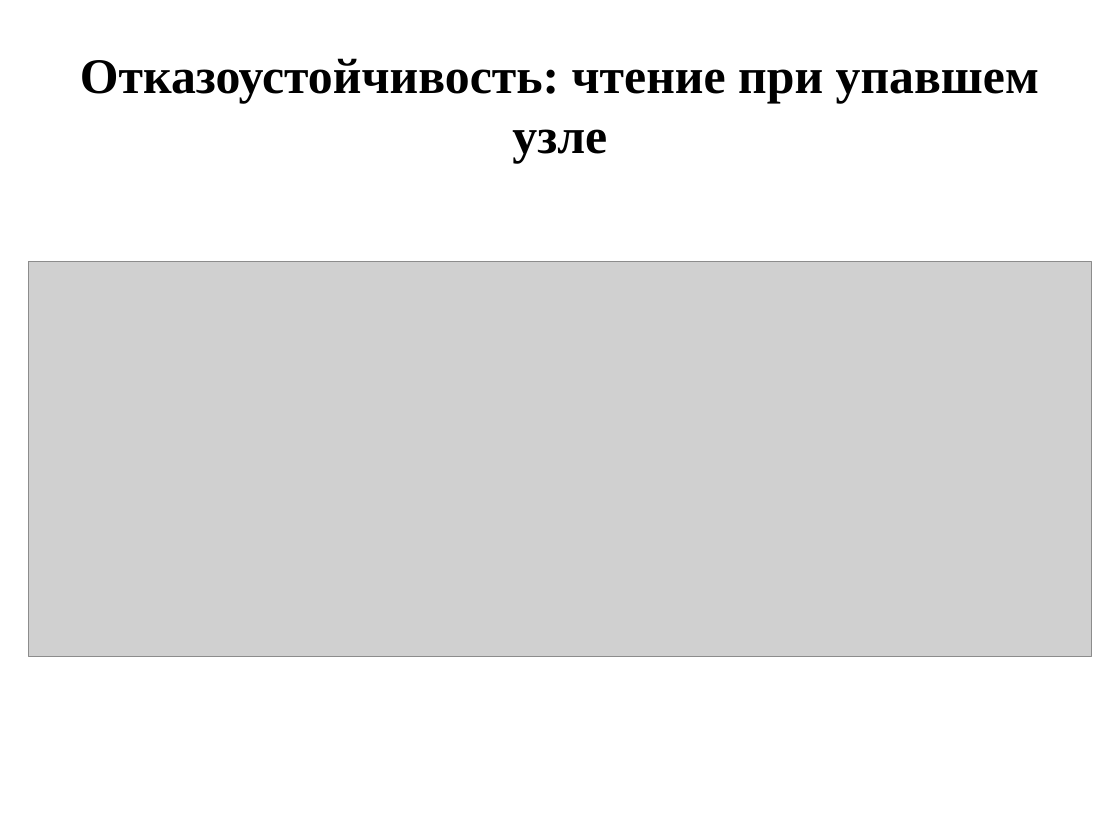
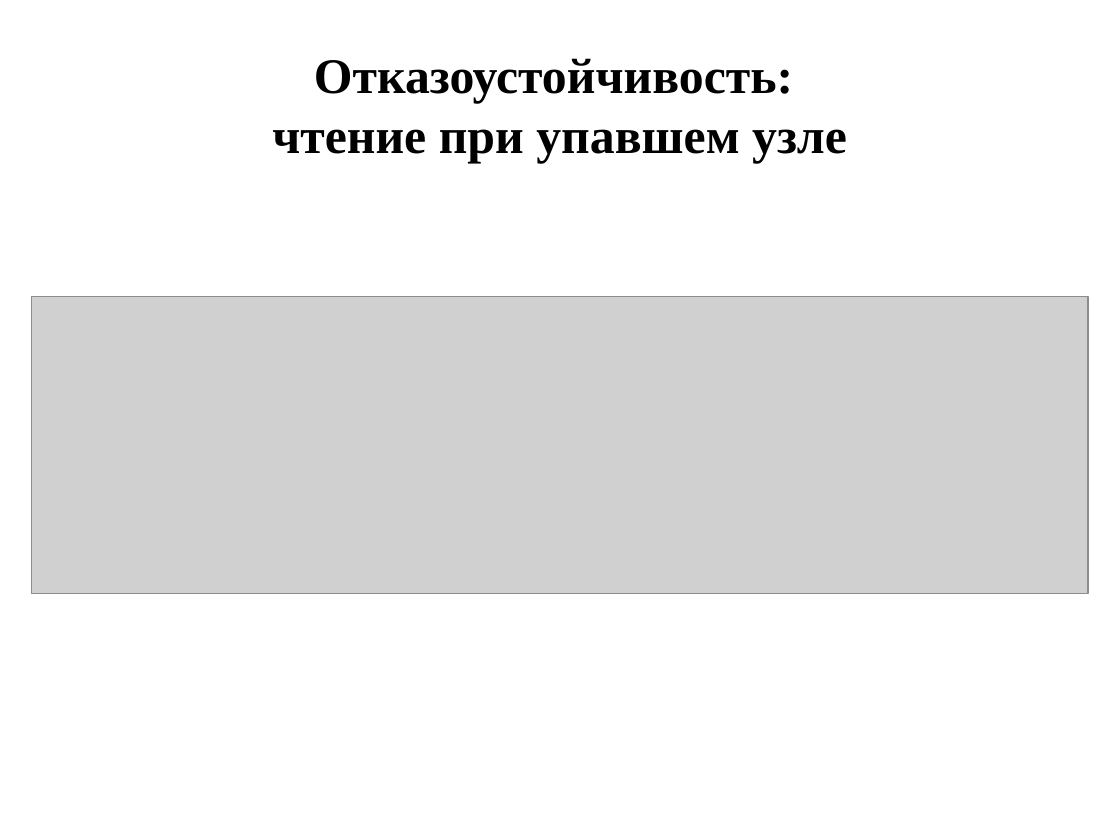
Before and after one commit to KolManis/moosefs-cluster-testing, a slide deck: slide 8 of MooseFS.pptx (slide 7 before the commit). Drawn at 1120x840 pixels with LibreOffice and Linux fonts; fonts in the diff are those of the drawing; grey boxes stand for pictures. Boxes give left, top, right and bottom in pixels: in the first picture for what was removed or moved away, otherwise in the second. Text is boxed around its words. In the diff, an @@ line names an element or a change of style, - is before the commit and + after.

```diff
--- a/MooseFS.pptx
+++ b/MooseFS.pptx
@@ title "Отказоустойчивость: чтение при упавшем узле" rewrapped from box(80, 58, 1039, 163) to box(272, 58, 847, 163) @@
@@ picture: place and size @@
-picture at box(29, 261, 1092, 656)
+picture at box(32, 297, 1089, 595)
```
Also in this commit, not shown: 8 other slides changed, 1 slide added.
